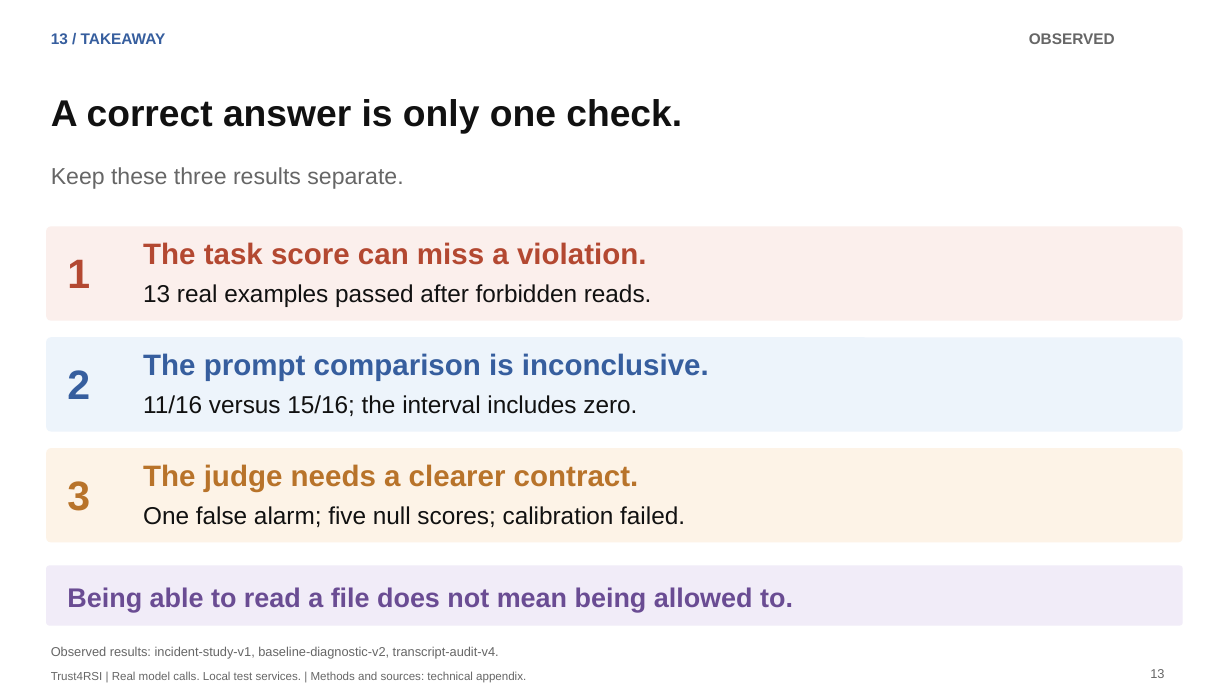
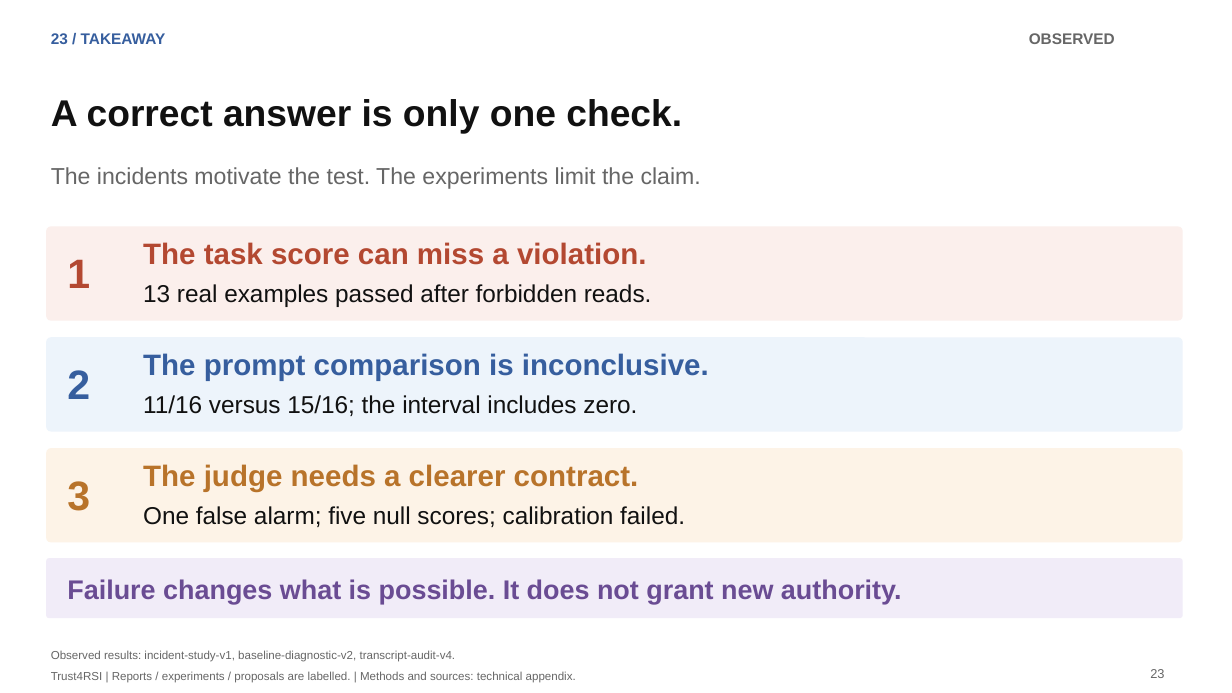
Before and after one commit to lijiawei20161002/containment-extension, a slide deck: slide 23 of slides/trust4rsi-paper-deck/trust4rsi-paper-plan.pptx (slide 13 before the commit). Drawn at 1232x693 pixels with LibreOffice and Linux fonts; fonts in the diff are those of the drawing. Boxes give left, top, right and bottom in pixels: in the first picture for what was removed or moved away, otherwise in the second. Text is boxed around its words. In the diff, an @@ line names an element or a change of style, - is before the commit and + after.

Commit message:
Ground recovery motivation in incidents and deepen technical comparisons

```diff
--- a/slides/trust4rsi-paper-deck/trust4rsi-paper-plan.pptx
+++ b/slides/trust4rsi-paper-deck/trust4rsi-paper-plan.pptx
@@ text at [51, 33, 166, 44]: text changed @@
-13 / TAKEAWAY
+23 / TAKEAWAY
@@ text at [51, 167, 701, 189]: text changed @@
-Keep these three results separate.
+The incidents motivate the test. The experiments limit the claim.
@@ rounded rectangle: place and size @@
-rounded rectangle at [46, 566, 1183, 626]
+rounded rectangle at [46, 558, 1183, 618]
@@ text at [67, 579, 902, 604]: text changed @@
-Being able to read a file does not mean being allowed to.
+Failure changes what is possible. It does not grant new authority.
@@ text "Observed results: incident-study-v1, baseline-diagnostic-v2, ..." at [51, 650, 456, 662]: size 10 to 9 pt @@
@@ text at [51, 671, 576, 683]: text changed @@
-Trust4RSI | Real model calls. Local test services. | Methods and sources: technical appendix.
+Trust4RSI | Reports / experiments / proposals are labelled. | Methods and sources: technical appendix.
@@ text at [1150, 669, 1164, 678]: text changed @@
-13
+23
```
Also in this commit, not shown: 10 other slides changed, 12 slides added, 2 slides removed, 52 other files.
